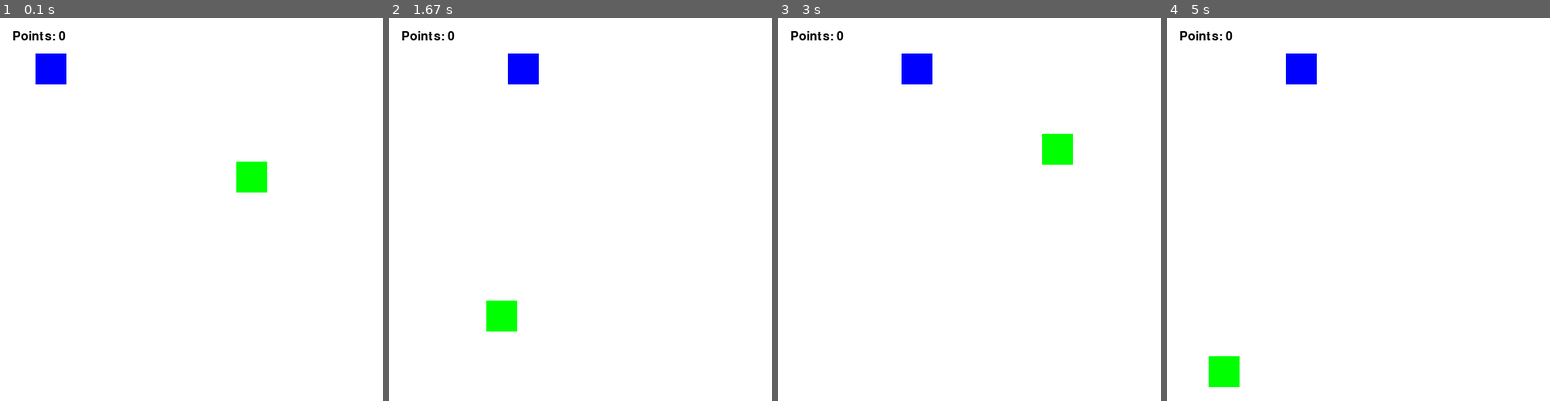
Above: before the commit, frames 1-4 (left to right).
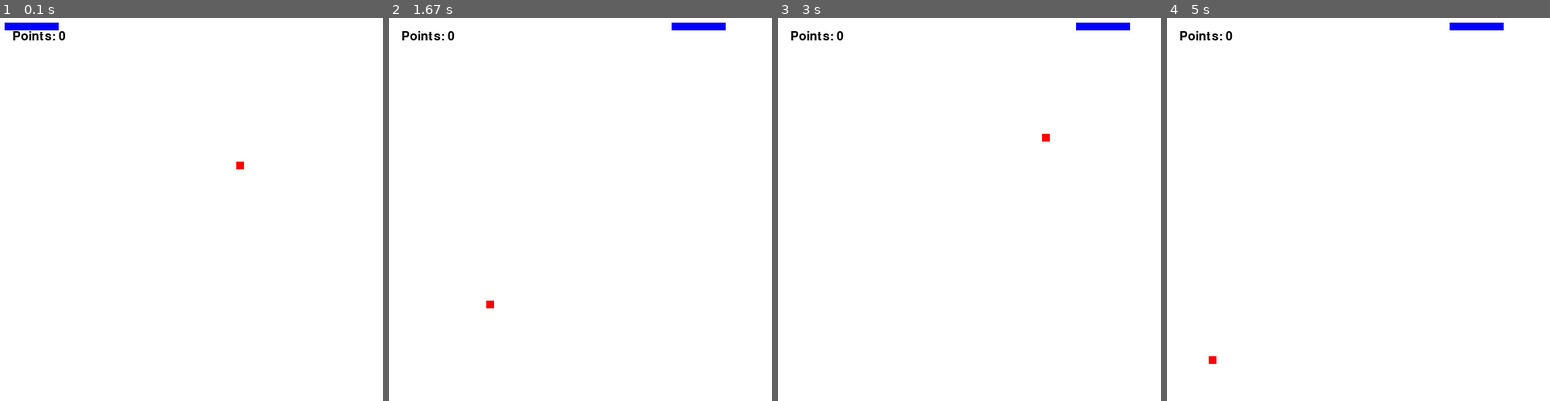
Above: after the commit, the same moments.

Repository: lizstangle/Breakout
Game: pygame game, started from game.py
The game is run twice, just before and just after one commit, with the same random seed, the same clock (stepped at 60 frames per second) and the same inputs.
Inputs:
- Up to frame 1 (0.1 s): no input
- Up to frame 2 (1.67 s): hold Right 0.33-0.8 s; hold Right 0.83-1.3 s; hold Left from 1.33 s (still down)
- Up to frame 3 (3 s): release Left at 1.87 s; hold Left 1.9-2.3 s; hold Right 2.33-2.97 s
- Up to frame 4 (5 s): hold Left 3-3.47 s; hold Right 3.5-3.97 s; hold Right 4-4.47 s; hold Left from 4.5 s (still down)

The runs differ from the first frame. In frame 1, 1.6% of the frame differs, in the area x 1-70%, y 1-46%; in frame 2, 1.6%; in frame 3, 1.6%; in frame 4, 1.6%.

Commit message:
"draw ball & paddle"

Diff:
--- a/game.py
+++ b/game.py
@@ -27,6 +27,13 @@
 CHARACTER_WIDTH = 40
 CHARACTER_HEIGHT = 40
 
+BALL_WIDTH = 10
+BALL_HEIGHT = 10
+
+
+PADDLE_WIDTH = 70
+PADDLE_HEIGHT = 10
+
 # Color constants
 BLACK = (0, 0, 0)
 WHITE = (255, 255, 255)
@@ -35,8 +42,8 @@
 BLUE = (0, 0, 255)
 
 # Paddle Variables
-paddle_x = 50
-paddle_y = 50
+paddle_x = 10
+paddle_y = 10
 
 paddle_x_velocity = 6
 
@@ -50,7 +57,7 @@
 # TODO: Add variables for the "enemy" character
 
 # Other variables
-velocity = 3
+velocity = 10
 points = 0
 
 # Set up the drawing window
@@ -139,10 +146,10 @@
     screen.fill(WHITE)
 
     # Draw the paddle as a blue square
-    pygame.draw.rect(screen, BLUE, (paddle_x, paddle_y, CHARACTER_WIDTH, CHARACTER_HEIGHT))
+    pygame.draw.rect(screen, BLUE, (paddle_x, paddle_y, PADDLE_WIDTH, PADDLE_HEIGHT))
 
-    # Draw the ball as a green square
-    pygame.draw.rect(screen, GREEN, (ball_x, ball_y, CHARACTER_WIDTH, CHARACTER_HEIGHT))
+    # Draw the ball as a red square
+    pygame.draw.rect(screen, RED, (ball_x, ball_y, BALL_WIDTH, BALL_HEIGHT))
 
     # TODO: Draw the enemy as a red square
 
